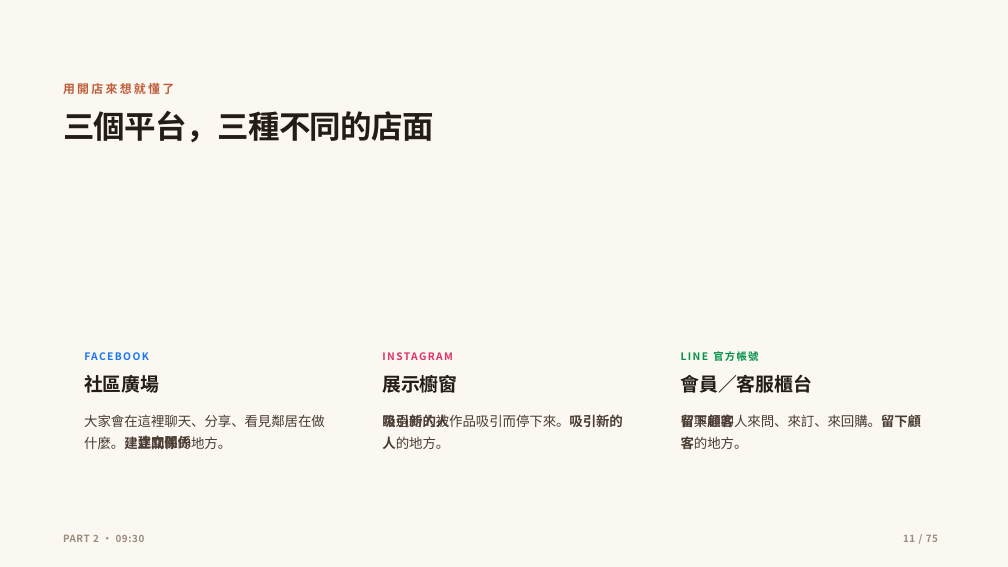
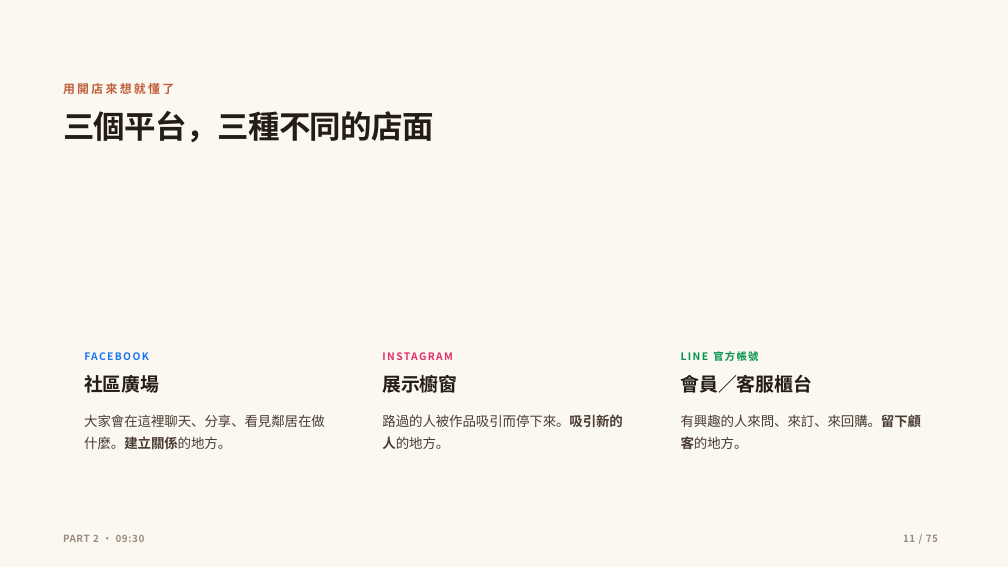
Before and after one commit to ja9705110/gogoeveryday, a slide deck: slide 11 of social-course/social-media-course-deck.pptx. Drawn at 1008x567 pixels with LibreOffice and Linux fonts; fonts in the diff are those of the drawing; background and template pictures are left out. Boxes give left, top, right and bottom in pixels: in the first picture for what was removed or moved away, otherwise in the second. Text is boxed around its words. In the diff, an @@ line names an element or a change of style, - is before the commit and + after.

```diff
--- a/social-course/social-media-course-deck.pptx
+++ b/social-course/social-media-course-deck.pptx
@@ text removed at (382,412,449,430) @@
-吸引新的人
@@ text removed at (681,412,735,430) @@
-留下顧客
@@ text removed at (138,433,192,451) @@
-建立關係
```
Also in this commit, not shown: 54 other slides changed, 1 other file.
